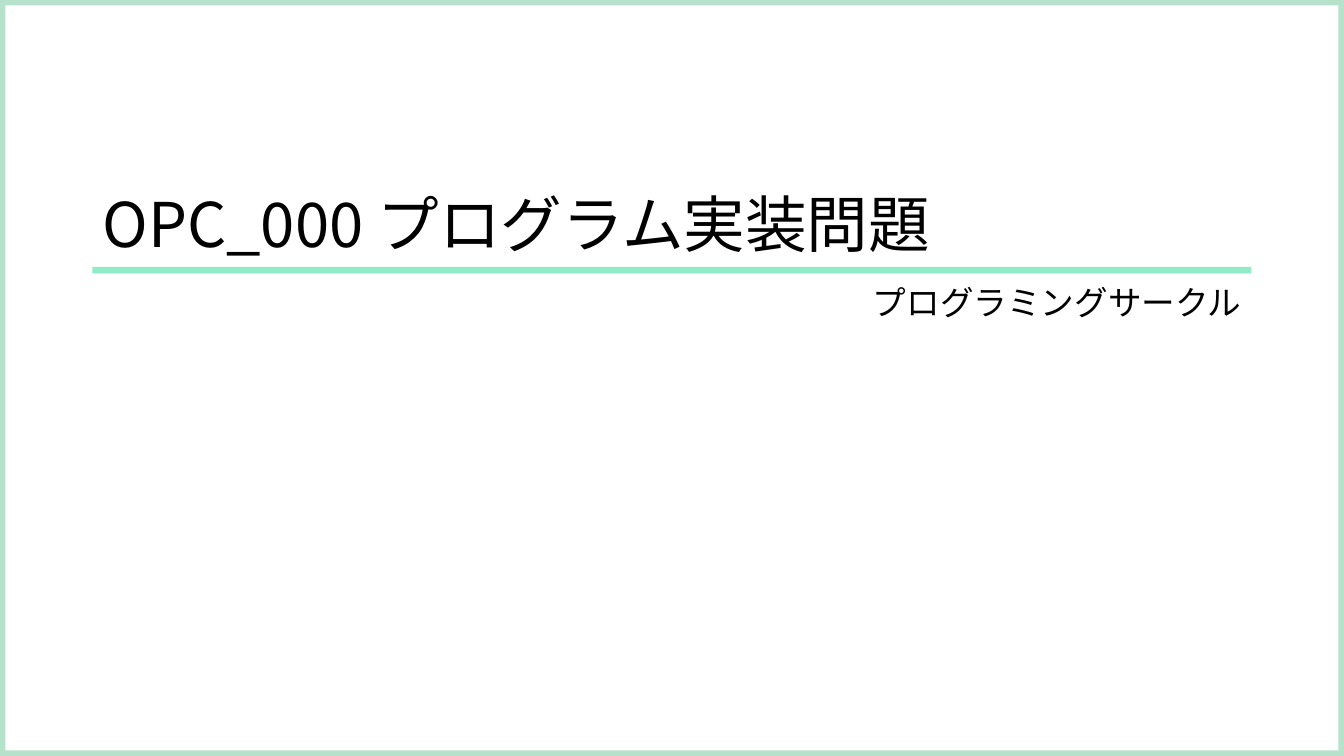
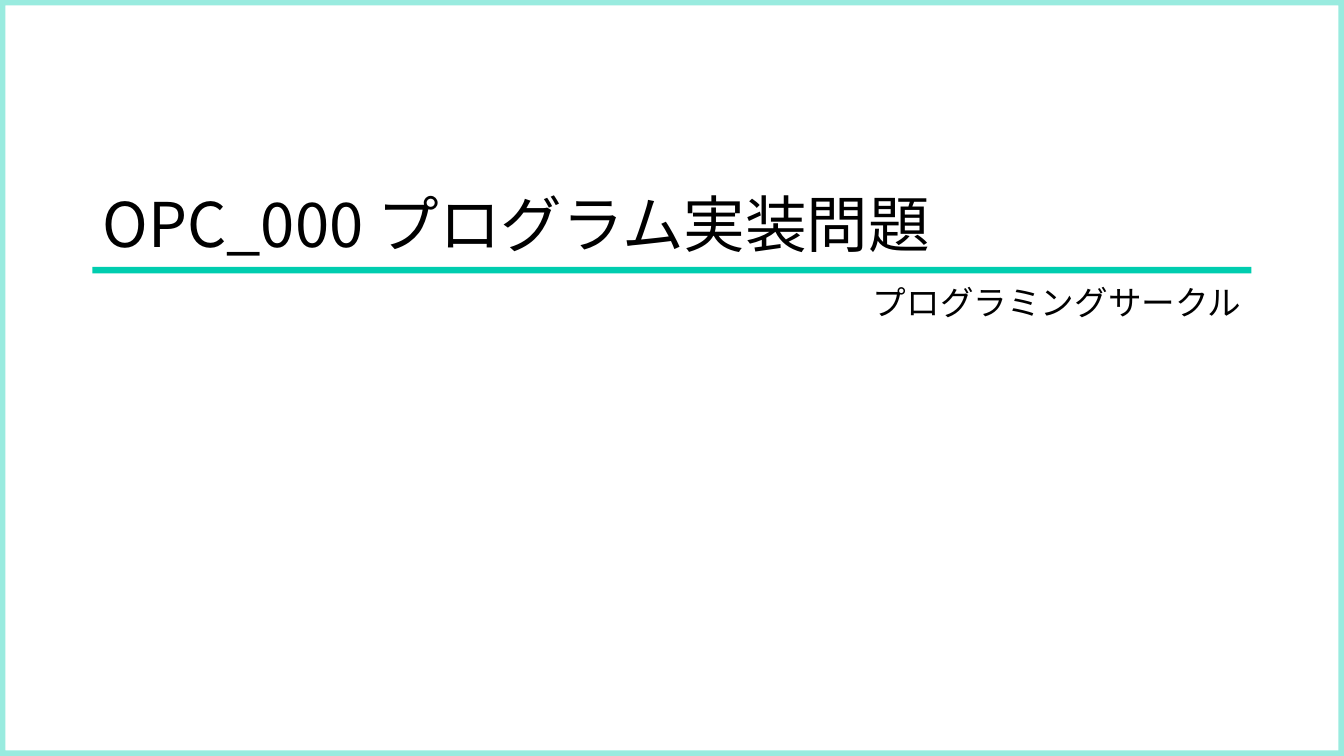
Before and after one commit to OECUPC/OPC, a slide deck: slide 1 of プログラム問題/プログラム実装問題_テンプレ.pptx. Drawn at 1344x756 pixels with LibreOffice and Linux fonts; fonts in the diff are those of the drawing. Boxes give left, top, right and bottom in pixels: in the first picture for what was removed or moved away, otherwise in the second. Text is boxed around its words. In the diff, an @@ line names an element or a change of style, - is before the commit and + after.

Commit message:
update: 実装問題スライドテンプレ

```diff
--- a/プログラム問題/プログラム実装問題_テンプレ.pptx
+++ b/プログラム問題/プログラム実装問題_テンプレ.pptx
@@ frame at bbox=[0, 0, 1344, 756]: fill #B6E2CB to #00CDAF at 40% opacity @@
@@ rectangle at bbox=[93, 267, 1252, 273]: fill #90ECC6 to #00CDAF @@
```
Also in this commit, not shown: 28 other slides changed.
